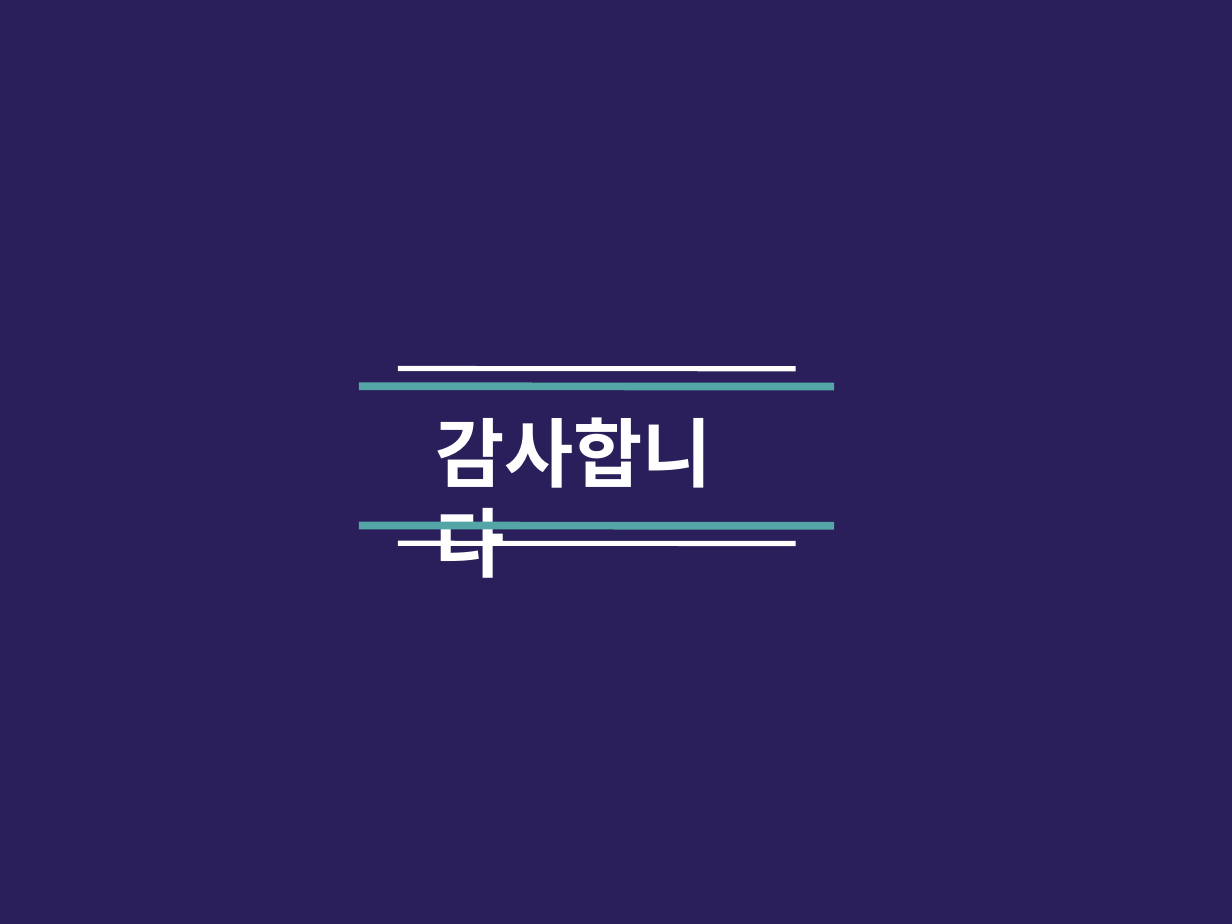
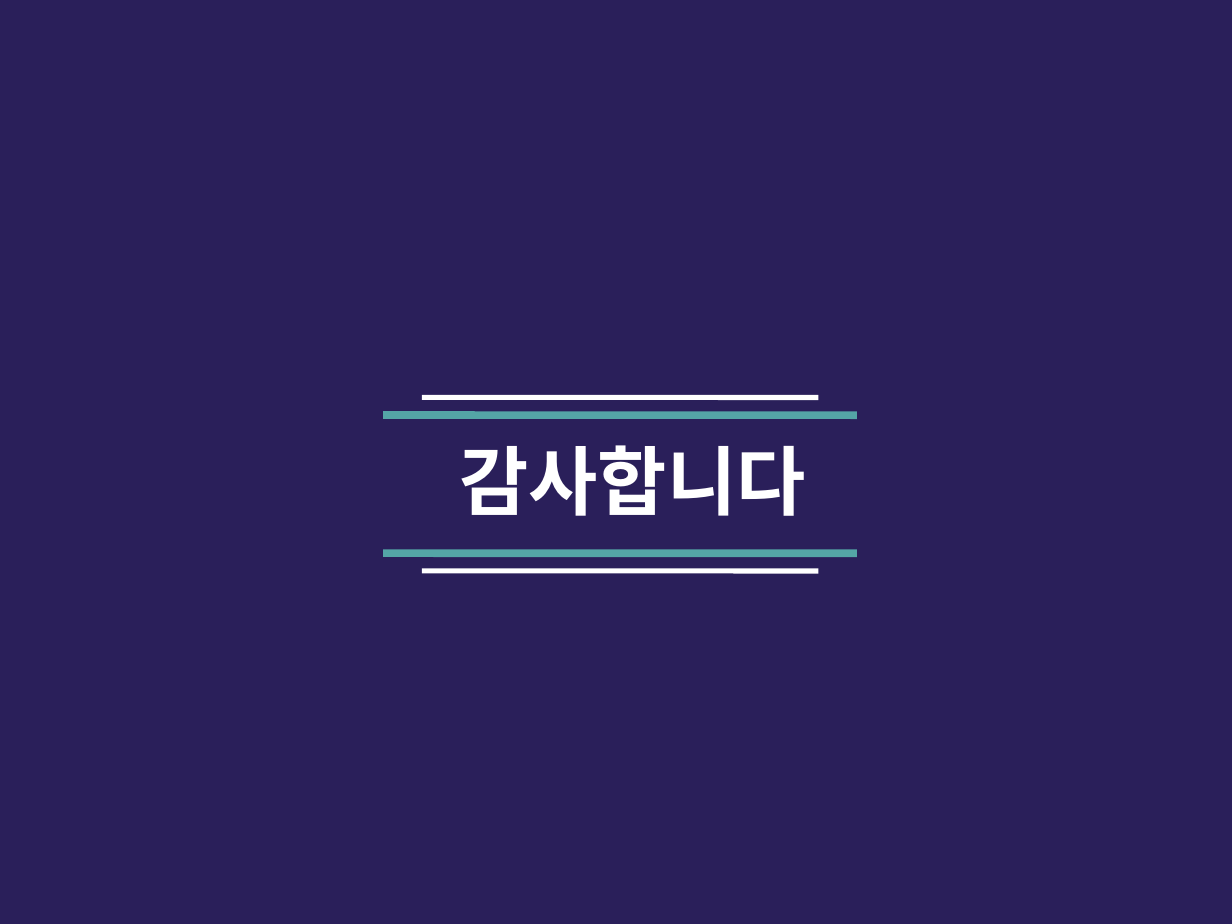
Before and after one commit to BoGwang/Project, a slide deck: slide 8 of document/[영화 예매 사이트] 제안서.ppt (slide 6 before the commit). Drawn at 1232x924 pixels with LibreOffice and Linux fonts; fonts in the diff are those of the drawing. Boxes give left, top, right and bottom in pixels: in the first picture for what was removed or moved away, otherwise in the second. Text is boxed around its words. In the diff, an @@ line names an element or a change of style, - is before the commit and + after.

```diff
--- a/document/[영화 예매 사이트] 제안서.ppt
+++ b/document/[영화 예매 사이트] 제안서.ppt
@@ line moved from (359, 387) - (834, 387) to (383, 415) - (856, 415) @@
@@ line moved from (398, 368) - (796, 368) to (423, 398) - (818, 398) @@
@@ text "감사합니다" rewrapped from (x1=435, y1=417, x2=712, y2=578) to (x1=459, y1=445, x2=805, y2=516) @@
@@ line moved from (359, 526) - (834, 526) to (383, 553) - (856, 553) @@
@@ line moved from (398, 543) - (796, 543) to (423, 570) - (818, 570) @@
```
Also in this commit, not shown: 5 other slides changed, 2 slides added, 1 other file.
